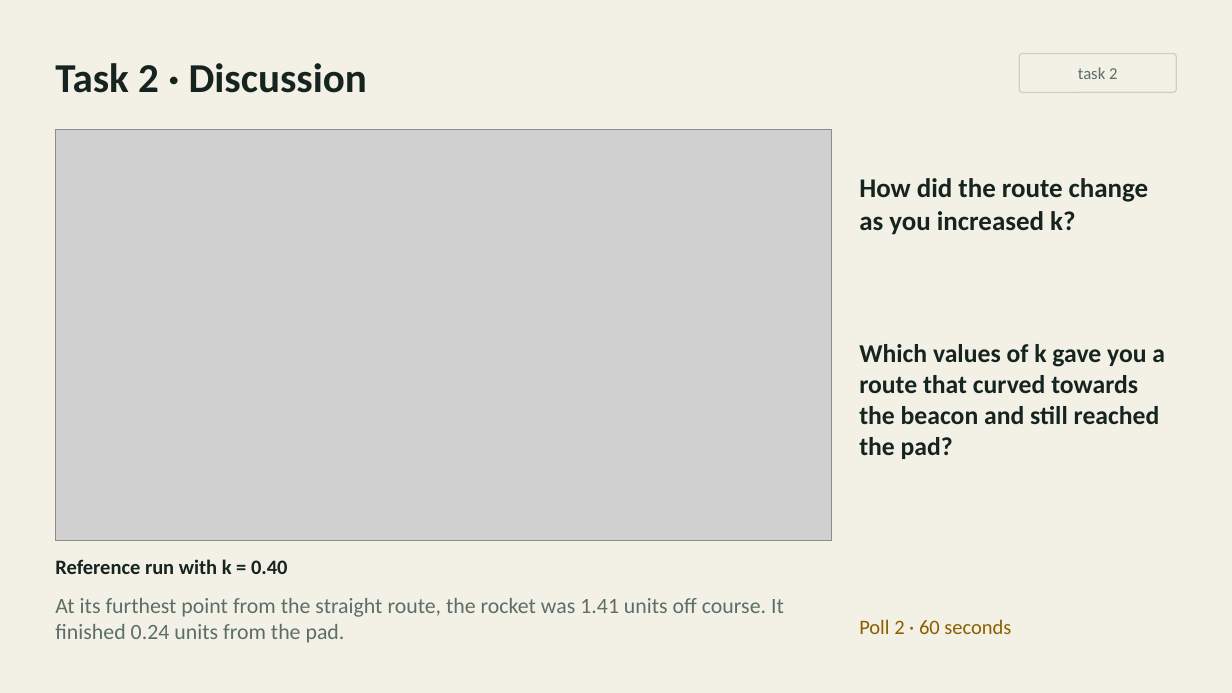
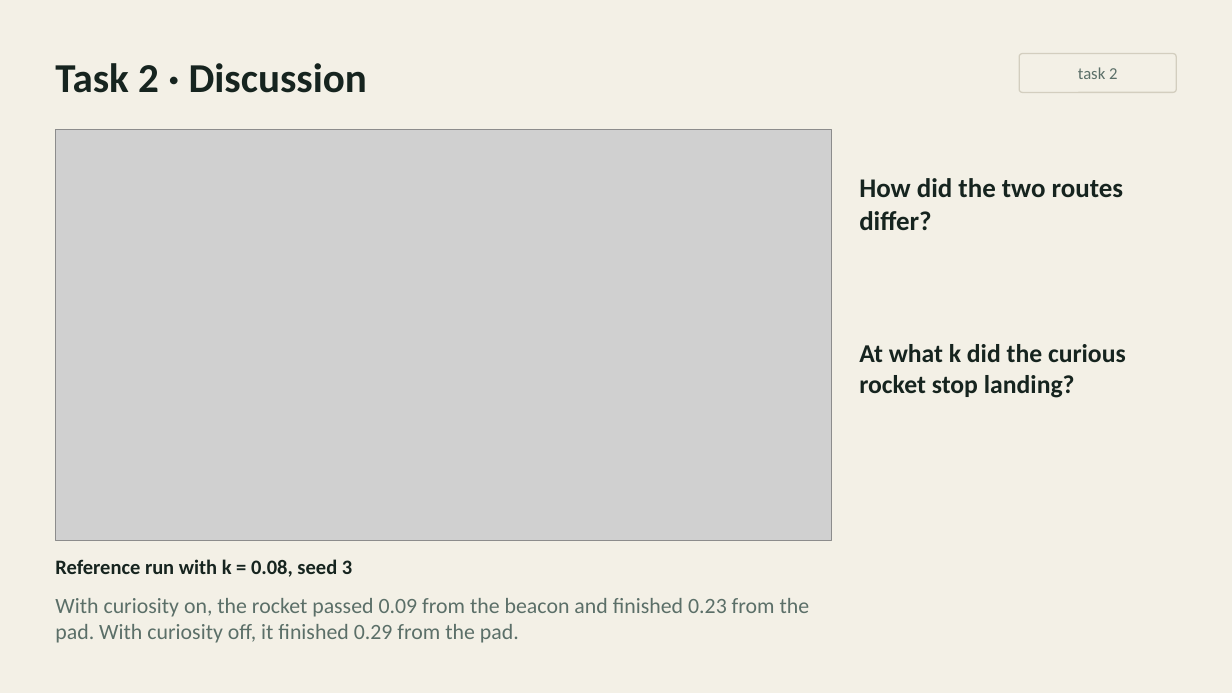
Before and after one commit to inferogenesis/cpomdp-workshop, a slide deck: slide 12 of deck/cpomdp_symposium_2026.pptx. Drawn at 1232x693 pixels with LibreOffice and Linux fonts; fonts in the diff are those of the drawing; grey boxes stand for pictures. Boxes give left, top, right and bottom in pixels: in the first picture for what was removed or moved away, otherwise in the second. Text is boxed around its words. In the diff, an @@ line names an element or a change of style, - is before the commit and + after.

Commit message:
feat: rebuild Task 2's slides around the curiosity pair and the precision dial

```diff
--- a/deck/cpomdp_symposium_2026.pptx
+++ b/deck/cpomdp_symposium_2026.pptx
@@ text at <box>859,178,1124,230</box>: text changed @@
-How did the route change as you increased k?
+How did the two routes differ?
@@ text at <box>859,344,1126,398</box>: text changed @@
-Which values of k gave you a route that curved towards the beacon and still reached the pad?
+At what k did the curious rocket stop landing?
@@ text at <box>55,559,352,577</box>: text changed @@
-Reference run with k = 0.40
+Reference run with k = 0.08, seed 3
@@ text at <box>55,598,810,643</box>: text changed @@
-At its furthest point from the straight route, the rocket was 1.41 units off course. It finished 0.24 units from the pad.
+With curiosity on, the rocket passed 0.09 from the beacon and finished 0.23 from the pad. With curiosity off, it finished 0.29 from the pad.
@@ text removed at <box>859,619,1011,634</box> @@
-Poll 2 · 60 seconds
```
Also in this commit, not shown: 5 other slides changed, 2 slides added, 1 slide removed, 14 other files.
